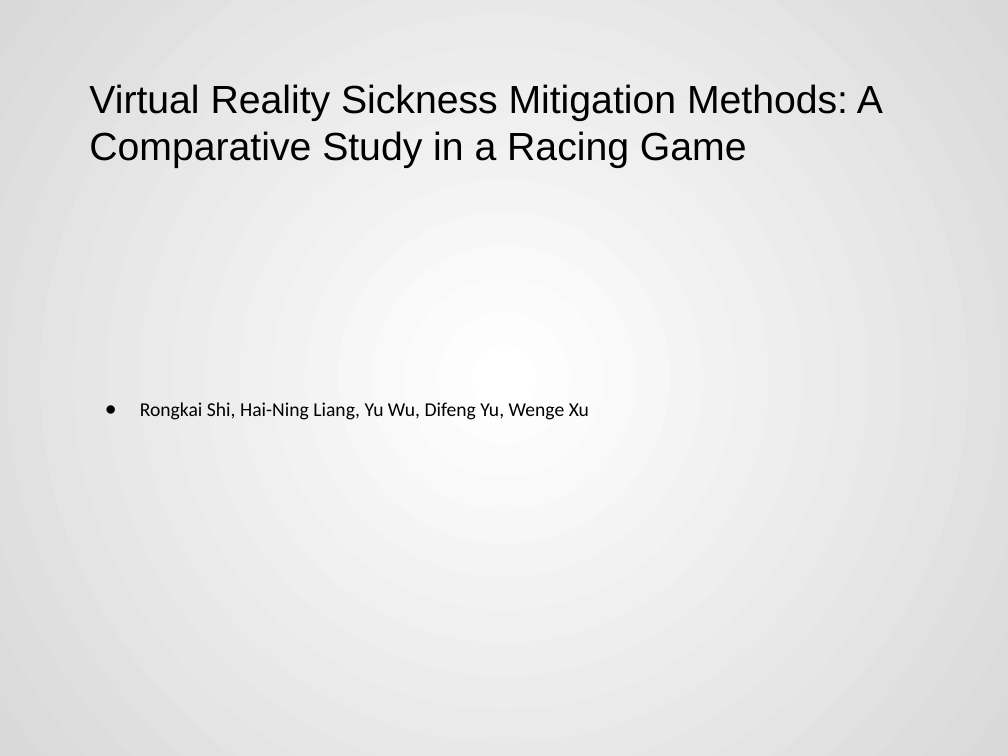
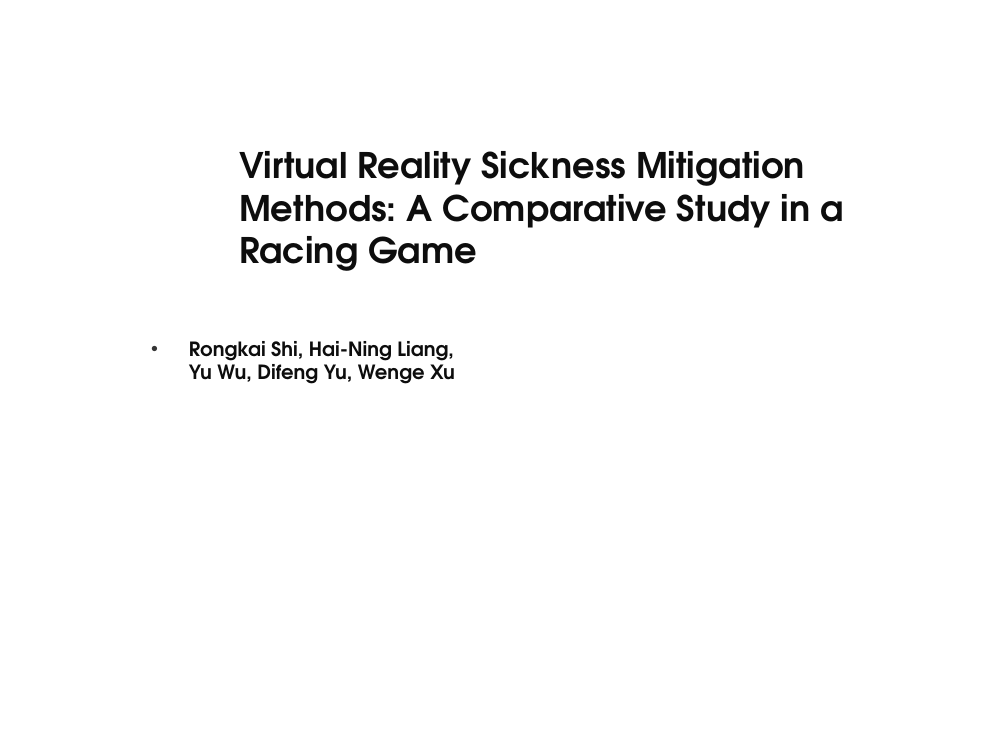
Before and after one commit to Akash3121/3D, a slide deck: slide 2 of Paper-Presentation/Akash - VR_Sickness_Mitigation_Methods_Presentation.pptx. Drawn at 1008x756 pixels with LibreOffice and Linux fonts; fonts in the diff are those of the drawing; background and template pictures are left out. Boxes give left, top, right and bottom in pixels: in the first picture for what was removed or moved away, otherwise in the second. Text is boxed around its words. In the diff, an @@ line names an element or a change of style, - is before the commit and + after.

```diff
--- a/Paper-Presentation/Akash - VR_Sickness_Mitigation_Methods_Presentation.pptx
+++ b/Paper-Presentation/Akash - VR_Sickness_Mitigation_Methods_Presentation.pptx
@@ background gradient #FFFFFF to #D9D9D9 to picture (left out) @@
@@ title "Virtual Reality Sickness Mitigation Methods: ...": place and size @@
-title "Virtual Reality Sickness Mitigation Methods: ..." at box(89, 84, 883, 168)
+title "Virtual Reality Sickness Mitigation Methods: ..." at box(239, 151, 843, 271)
@@ title "Virtual Reality Sickness Mitigation Methods: ..." at box(239, 151, 843, 271): size 28 to 25.2 pt, font Arial to TeX Gyre Adventor, text colour #000000 to #0D0D0D, bold on; vertical alignment middle to top @@
@@ text "Rongkai Shi, Hai-Ning Liang, Yu ...": place and size @@
-text "Rongkai Shi, Hai-Ning Liang, Yu ..." at box(140, 402, 589, 420)
+text "Rongkai Shi, Hai-Ning Liang, Yu ..." at box(189, 341, 455, 384)
@@ text "Rongkai Shi, Hai-Ning Liang, Yu ..." at box(189, 341, 455, 384): font Calibri to TeX Gyre Adventor, text colour #000000 to #0D0D0D, bold on; bullet ● to •; line spacing 1.15 to 1; more space between paragraphs; bullet colour #000000 to #353535; vertical alignment middle to top @@
```
Also in this commit, not shown: 18 other slides changed, 1 slide removed.
